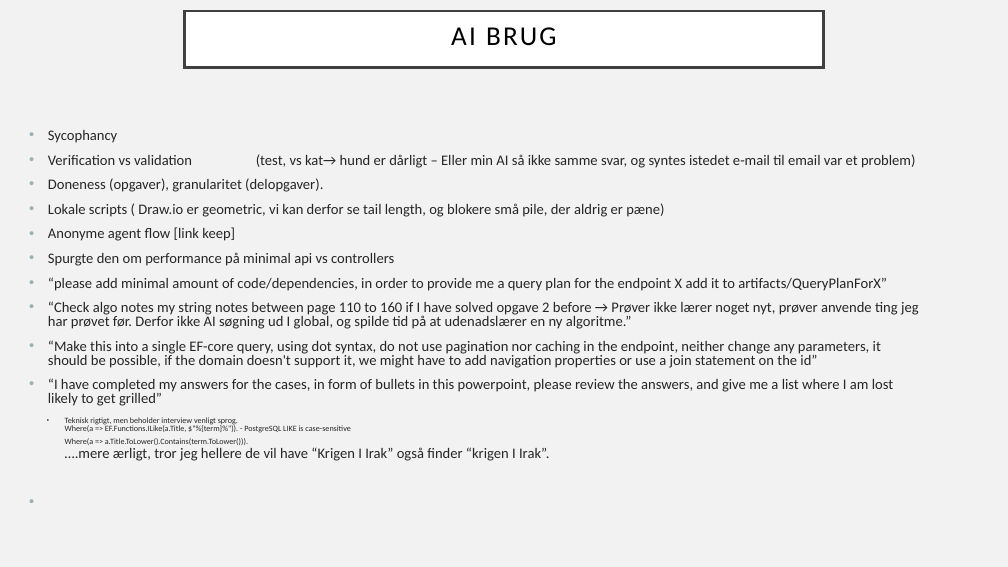
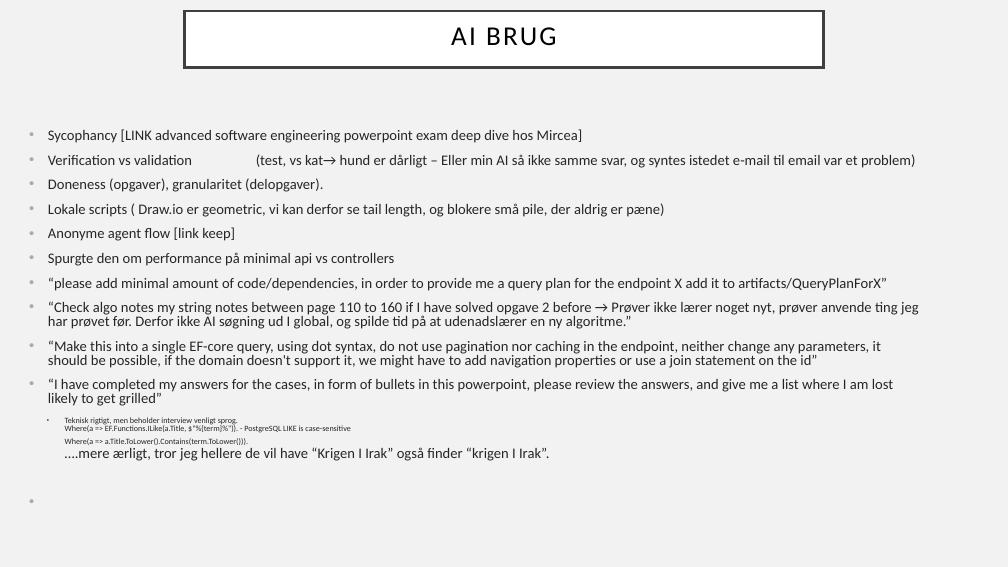
Before and after one commit to Grumlebob/JobInterviewRitzau, a slide deck: slide 10 of Ritzau.odp (slide 8 before the commit). Drawn at 1008x567 pixels with LibreOffice and Linux fonts; fonts in the diff are those of the drawing. Boxes give left, top, right and bottom in pixels: in the first picture for what was removed or moved away, otherwise in the second. Text is boxed around its words. In the diff, an @@ line names an element or a change of style, - is before the commit and + after.

```diff
--- a/Ritzau.odp
+++ b/Ritzau.odp
@@ text at [48,129,583,143]: text changed @@
-• Sycophancy
+• Sycophancy [LINK advanced software engineering powerpoint exam deep dive hos Mircea]
```
Also in this commit, not shown: 2 other slides changed, 2 slides added, 1 other file.
